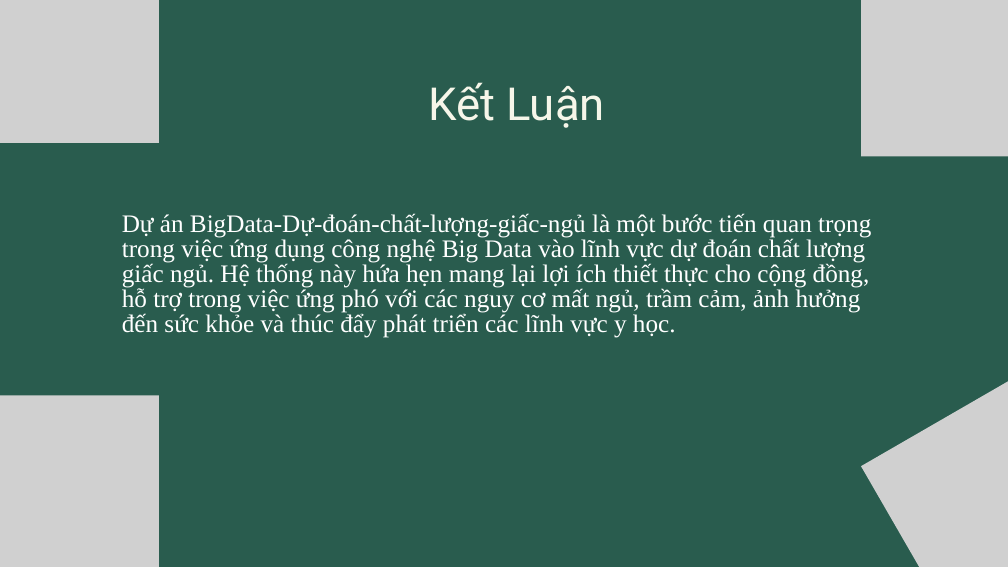
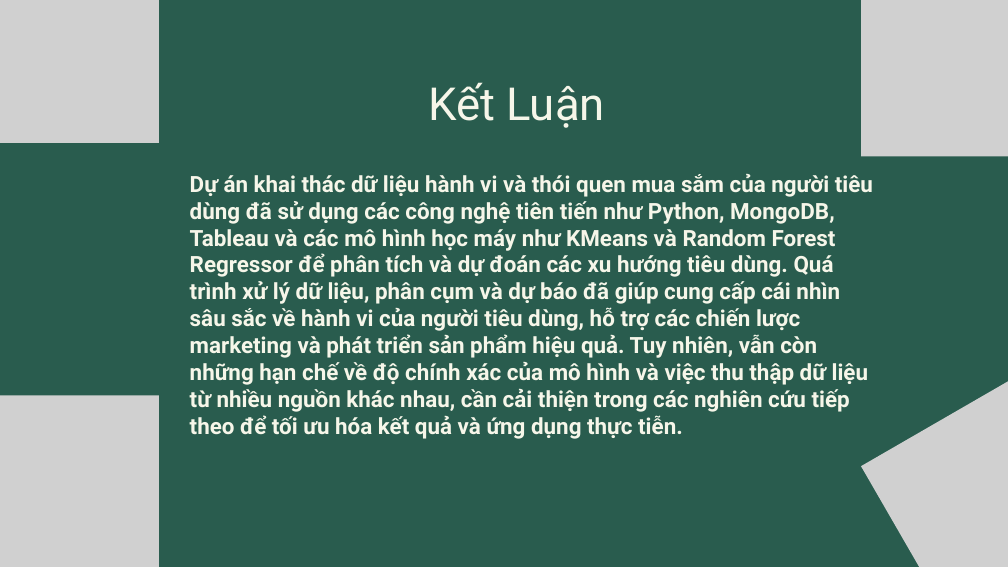
Before and after one commit to netprtony/Consumer_Behavior-ShoppingHabits, a slide deck: slide 9 of KhaiThacDuLieu.pptx (slide 8 before the commit). Drawn at 1008x567 pixels with LibreOffice and Linux fonts; fonts in the diff are those of the drawing; grey boxes stand for pictures. Boxes give left, top, right and bottom in pixels: in the first picture for what was removed or moved away, otherwise in the second. Text is boxed around its words. In the diff, an @@ line names an element or a change of style, - is before the commit and + after.

```diff
--- a/KhaiThacDuLieu.pptx
+++ b/KhaiThacDuLieu.pptx
@@ text added at [190,174,873,412], 32 pt, text #F6F6E9, bold @@
+Dự án khai thác dữ liệu hành vi và thói quen mua sắm của người tiêu dùng đã sử dụng các công nghệ tiên tiến như Python, MongoDB, Tableau và các mô hình học máy như KMeans và Random Forest Regressor để phân tích và dự đoán các xu hướng tiêu dùng. Quá trình xử lý dữ liệu, phân cụm và dự báo đã giúp cung cấp cái nhìn sâu sắc về hành vi của người tiêu dùng, hỗ trợ các chiến lược marketing và phát triển sản phẩm hiệu quả. Tuy nhiên, vẫn còn những hạn chế về độ chính xác của mô hình và việc thu thập dữ liệu từ nhiều nguồn khác nhau, cần cải thiện trong các nghiên cứu tiếp theo để tối ưu hóa kết quả và ứng dụng thực tiễn.
@@ text removed at [122,213,871,338] @@
-Dự án BigData-Dự-đoán-chất-lượng-giấc-ngủ là một bước tiến quan trọng trong việc ứng dụng công nghệ Big Data vào lĩnh vực dự đoán chất lượng giấc ngủ. Hệ thống này hứa hẹn mang lại lợi ích thiết thực cho cộng đồng, hỗ trợ trong việc ứng phó với các nguy cơ mất ngủ, trầm cảm, ảnh hưởng đến sức khỏe và thúc đẩy phát triển các lĩnh vực y học.
```
Also in this commit, not shown: 5 other slides changed, 3 slides added, 2 slides removed, 3 other files.
